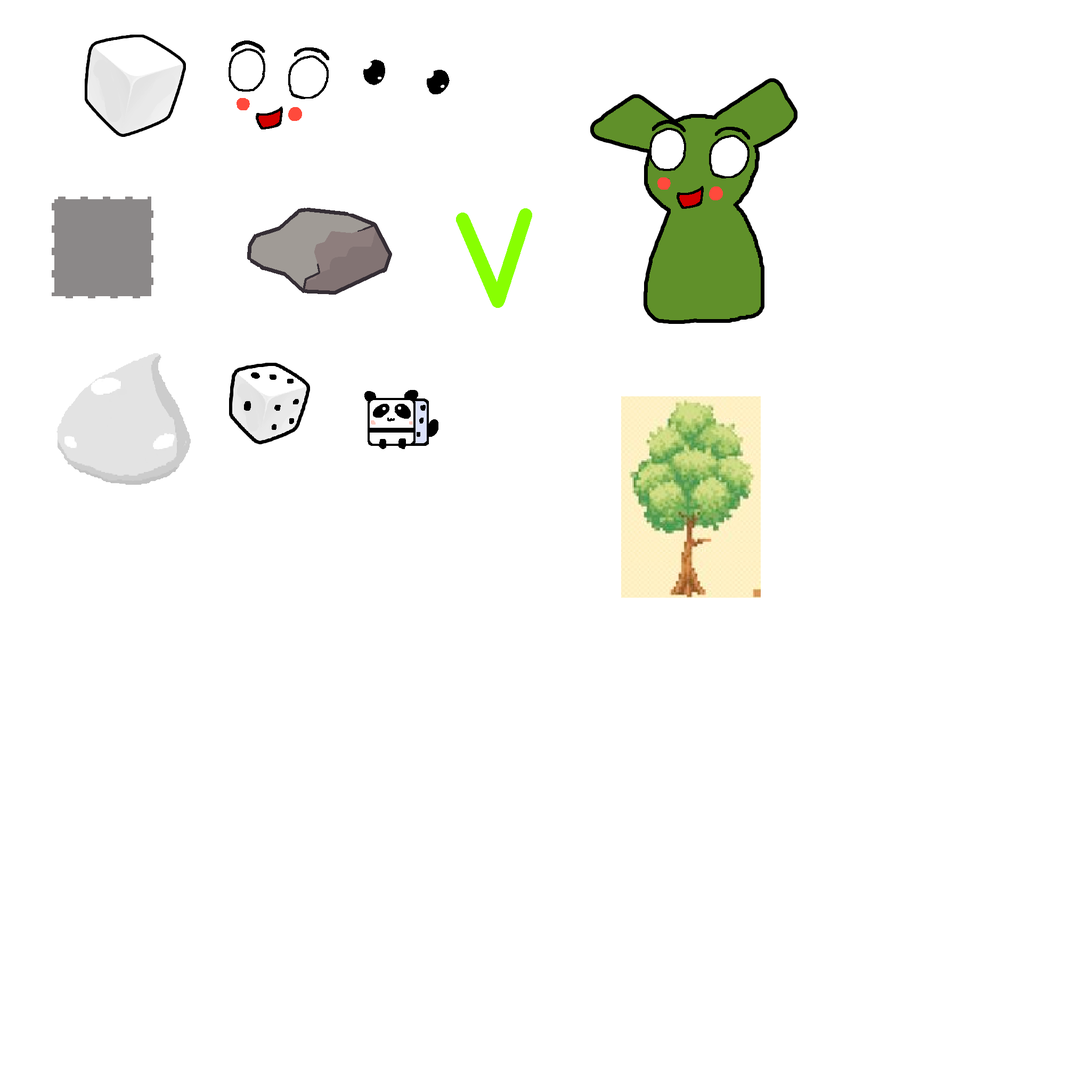
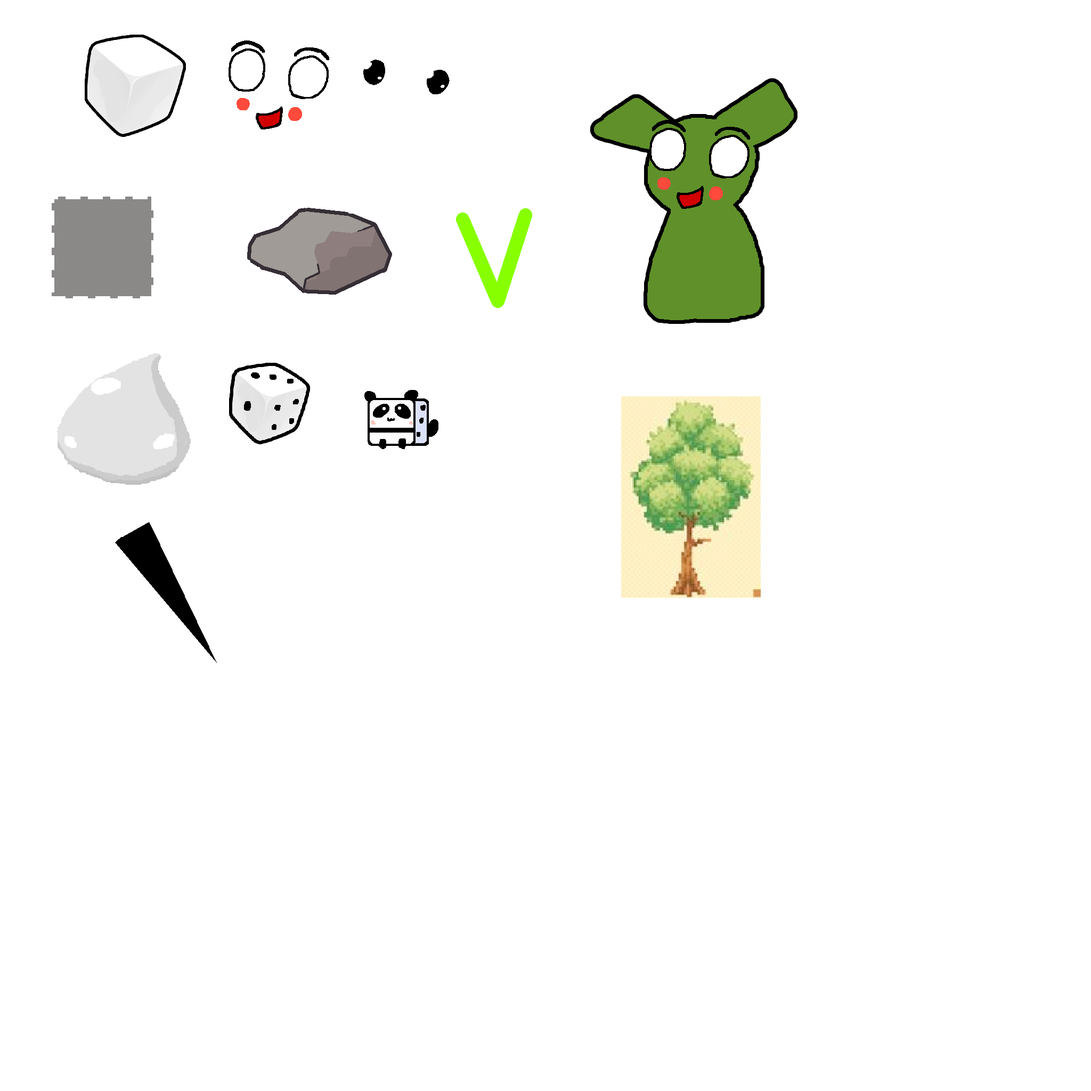
Two versions of the same layered image (1091×1091). Layer-by-layer changes:
added layer "Layer 13" above "Layer 12" over [115,522,217,664]
